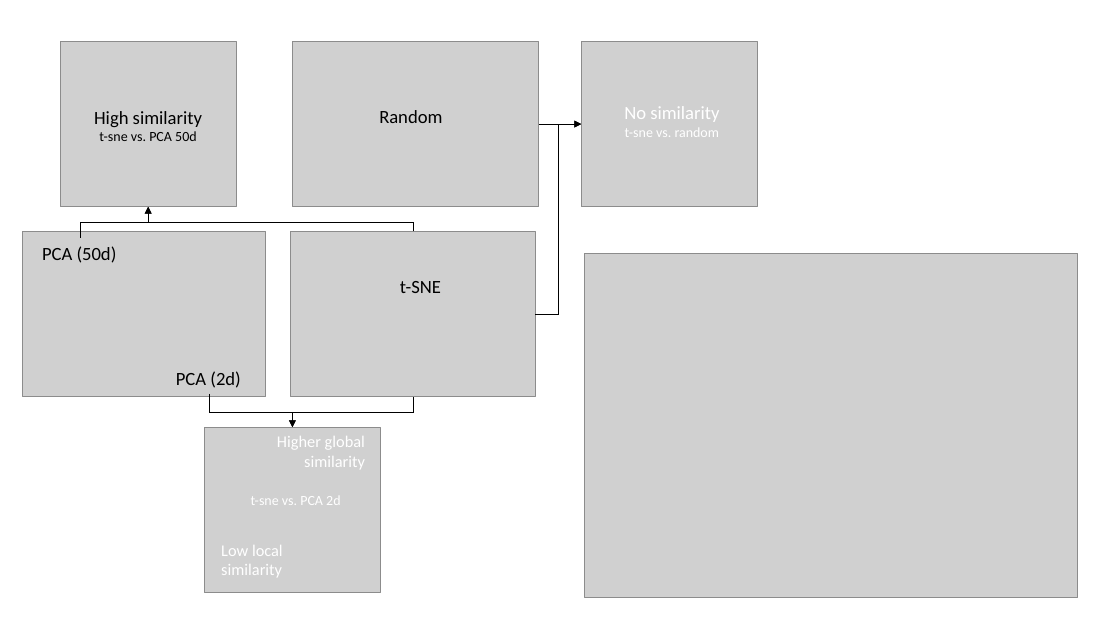
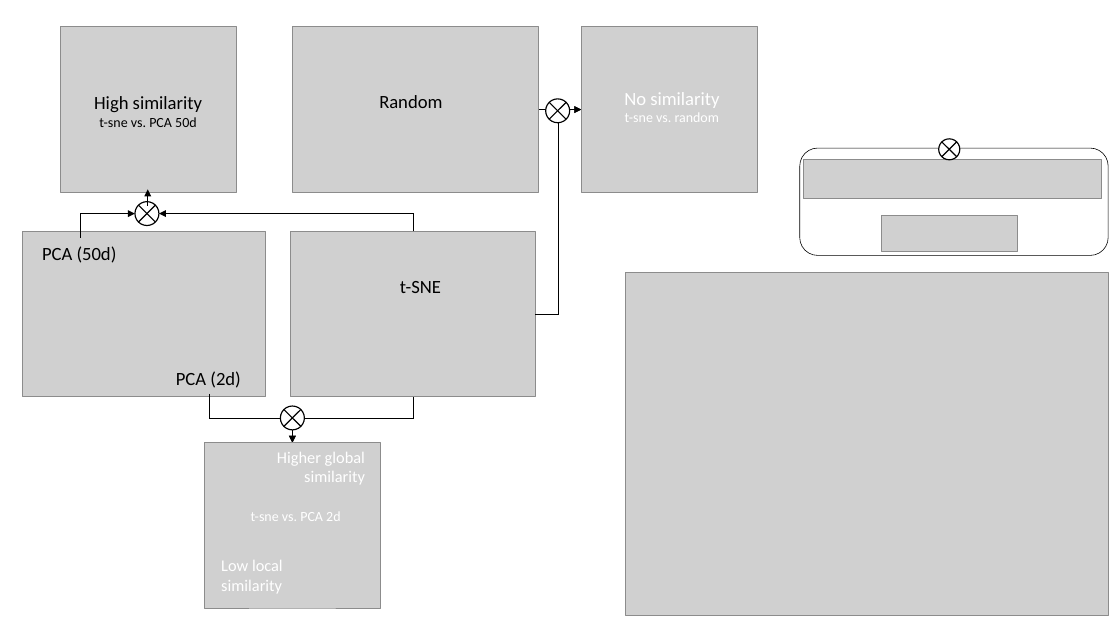
Before and after one commit to erdogant/KNRscore, a slide deck: slide 1 of docs/figs/example.pptx. Drawn at 1120x630 pixels with LibreOffice and Linux fonts; fonts in the diff are those of the drawing; grey boxes stand for pictures. Boxes give left, top, right and bottom in pixels: in the first picture for what was removed or moved away, otherwise in the second. Text is boxed around its words. In the diff, an @@ line names an element or a change of style, - is before the commit and + after.

```diff
--- a/docs/figs/example.pptx
+++ b/docs/figs/example.pptx
@@ elbow arrow moved from (535, 314) - (581, 124) to (535, 314) - (581, 109) @@
@@ 3 pictures, 3 texts, 1 elbow arrow: place and size @@
-3 pictures, 3 texts, 1 elbow arrow at [60, 41, 758, 207]
+3 pictures, 3 texts, 1 elbow arrow at [60, 27, 758, 192]
@@ flow chart summing junction added at [546, 99, 571, 123], fill #FFFFFF, outline #000000 1 pt @@
@@ group added at [800, 139, 1108, 255]: 2 pictures, 1 rounded rectangle, 1 flow chart summing junction @@
@@ flow chart summing junction added at [135, 202, 160, 225], fill #FFFFFF, outline #000000 1 pt @@
@@ arrow added from (148, 206) to (148, 190), #000000 0.5 pt @@
@@ elbow arrow moved from (80, 238) - (148, 207) to (80, 238) - (135, 213) @@
@@ elbow arrow moved from (413, 232) - (148, 207) to (413, 232) - (159, 213) @@
@@ picture: place and size @@
-picture at [585, 254, 1078, 598]
+picture at [625, 272, 1108, 615]
@@ elbow arrow moved from (209, 394) - (292, 428) to (209, 394) - (292, 443) @@
@@ flow chart summing junction added at [281, 406, 305, 429], fill #FFFFFF, outline #000000 1 pt @@
@@ elbow arrow moved from (413, 397) - (292, 428) to (413, 397) - (292, 443) @@
@@ 3 texts, 1 picture: place and size @@
-3 texts, 1 picture at [204, 428, 381, 593]
+3 texts, 1 picture at [204, 443, 381, 608]
```
Also in this commit, not shown: 2 other files.
